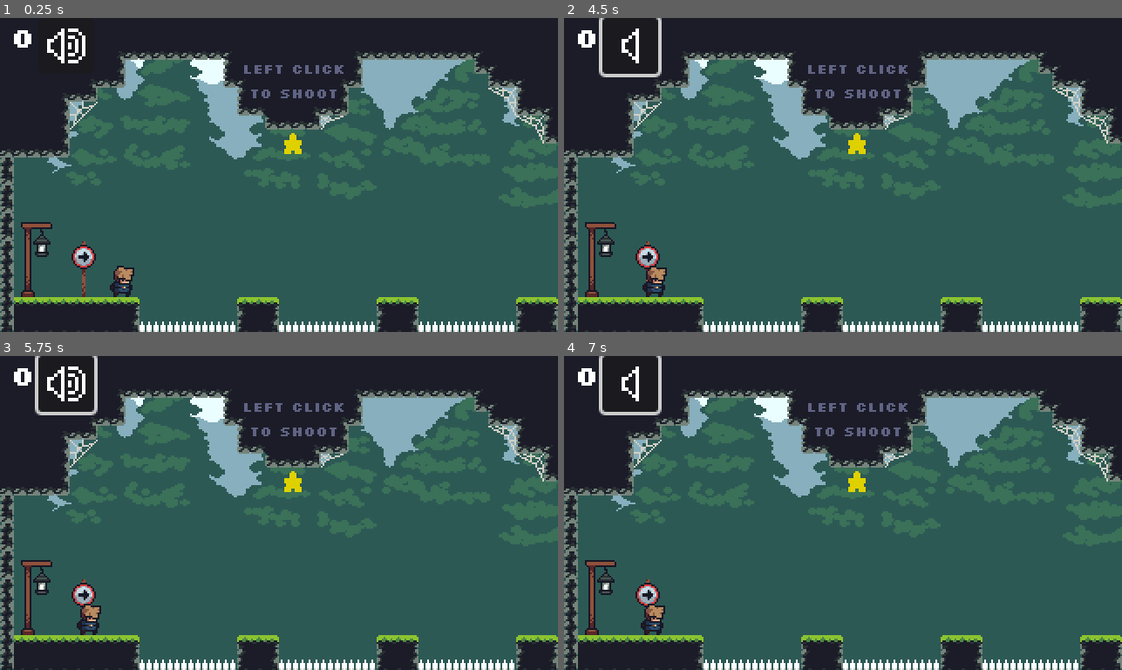
Above: before the commit, frames 1-4 (two rows, left to right).
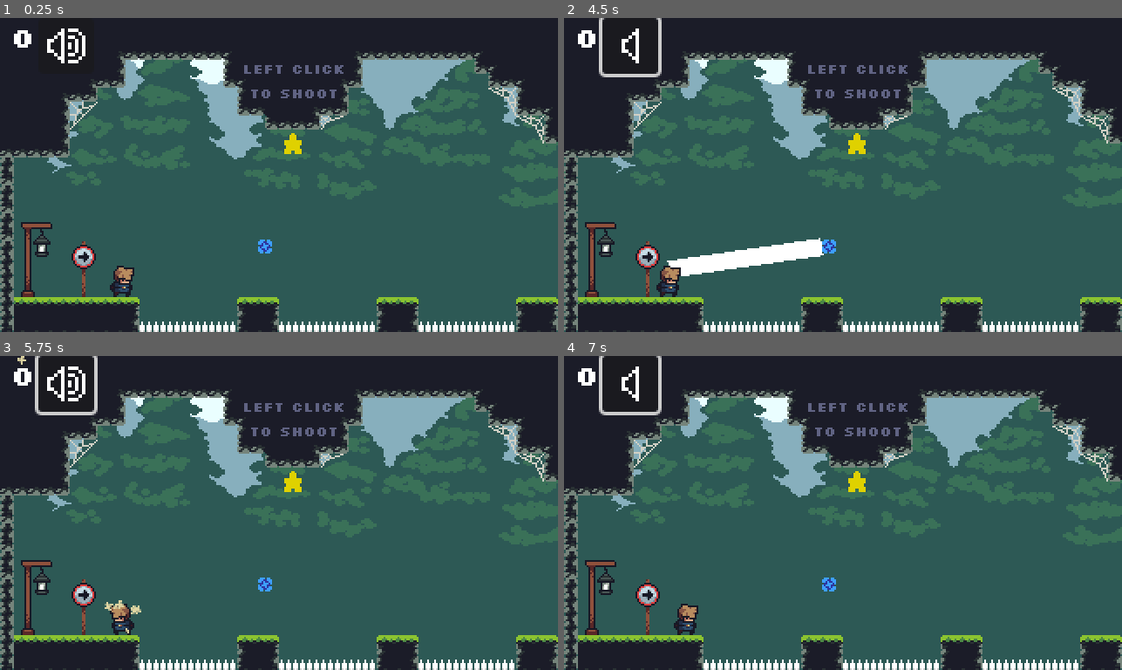
Above: after the commit, the same moments.

Repository: ItsHotdogFred/cannon-platformer
Game: Godot game, scene res://main.tscn
Two runs of this game, one before a commit and one after it. Both use one fixed random seed, a clock stepped at 60 frames per second and the inputs below.
Inputs (mouse positions are in pixels of both pictures, inside the frame that each line leads up to):
- Up to frame 1 (0.25 s): no input
- Up to frame 2 (4.5 s): tap Enter at 0.5, 2, 2.75, 3.5, 4.25 s; move the mouse to (965, 159) at 0.52 s; hold D (right) 0.53-1.25 s; hold Up (up) 0.53-1.25 s; click (630, 46) at 1.25 s; move the mouse to (731, 190) at 2.02 s; hold D (right) 2.03-2.78 s; tap Space (interaction) at 2.1, 4.35 s; tap Up (up) at 2.27, 2.3, 2.57, 3.6, 3.77, 4.07 s; move the mouse to (898, 105) at 2.77 s; hold A (left) 2.78-3.53 s; hold Up (up) 2.78-3.53 s; click (898, 105) at 2.85 s; move the mouse to (815, 237) at 3.52 s; hold D (right) from 3.53 s (still down); move the mouse to (1010, 222) at 4.27 s; hold Up (up) from 4.28 s (still down)
- Up to frame 3 (5.75 s): tap Enter at 5 s; move the mouse to (111, 465) at 5.02 s; release D (right) at 5.03 s; release Up (up) at 5.03 s; hold A (left) from 5.03 s (still down); click (111, 465) at 5.1 s; tap Up (up) at 5.27, 5.3, 5.57 s
- Up to frame 4 (7 s): move the mouse to (870, 513) at 5.77 s; release A (left) at 5.78 s; hold D (right) 5.78-6.53 s; hold Up (up) 5.78-6.53 s; move the mouse to (759, 434) at 6.52 s; hold A (left) from 6.53 s (still down); tap Space (interaction) at 6.6 s; tap Up (up) at 6.77, 6.8 s

The runs differ from the first frame. In frame 1, 0.1% of the frame differs, in the area x 46-49%, y 70-75%; in frame 2, 2.1%, in the area x 14-49%, y 70-89%; in frame 3, 0.8%; in frame 4, 0.7%.

Commit message:
Add falling icy block platform.
Cracks after the player steps on it, drops briefly while leaving an empty shell at the origin, then resets for reuse. Wired into the main scene for testing.

Diff:
--- /dev/null
+++ b/icy_block.gd
@@ -0,0 +1,42 @@
+extends StaticBody2D
+
+@onready var animated_sprite_2d: AnimatedSprite2D = $AnimatedSprite2D
+
+@export var empty_node : AnimatedSprite2D
+
+const ICY_BLOCK_SPRITEFRAMES = preload("uid://dcmwa4isi1kwm")
+
+var going_down : bool = false
+
+var starting_pos : Vector2
+
+func _ready() -> void:
+	starting_pos = global_position
+	animated_sprite_2d.frame = 0
+
+func _on_area_2d_body_entered(body: Node2D) -> void:
+	if body.is_in_group("player"):
+		animated_sprite_2d.frame = 1
+		await get_tree().create_timer(1).timeout
+		going_down = true
+		var new_sprite : AnimatedSprite2D = AnimatedSprite2D.new()
+		new_sprite.sprite_frames = ICY_BLOCK_SPRITEFRAMES
+		new_sprite.animation = "default"
+		new_sprite.frame = 2
+		add_child(new_sprite)
+		new_sprite.global_position = starting_pos
+		new_sprite.top_level = true
+		new_sprite.z_index = 999
+		empty_node = new_sprite
+		await get_tree().create_timer(1).timeout
+		going_down = false
+		new_sprite.queue_free()
+		animated_sprite_2d.frame = 0
+		global_position = starting_pos
+
+
+
+
+func _physics_process(delta: float) -> void:
+	if going_down:
+		global_position.y += 30 * delta
--- /dev/null
+++ b/icy_block.tscn
@@ -0,0 +1,30 @@
+[gd_scene format=3 uid="uid://dcaeoaw66cmoj"]
+
+[ext_resource type="Script" uid="uid://badvaqnsis3xy" path="res://icy_block.gd" id="1_0esut"]
+[ext_resource type="SpriteFrames" uid="uid://dcmwa4isi1kwm" path="res://icy_block_spriteframes.tres" id="2_0esut"]
+
+[sub_resource type="RectangleShape2D" id="RectangleShape2D_twto6"]
+size = Vector2(8, 8)
+
+[sub_resource type="RectangleShape2D" id="RectangleShape2D_b2glc"]
+size = Vector2(8, 9)
+
+[node name="IcyBlock" type="StaticBody2D" unique_id=1928012977]
+script = ExtResource("1_0esut")
+
+[node name="AnimatedSprite2D" type="AnimatedSprite2D" parent="." unique_id=93362129]
+texture_filter = 1
+sprite_frames = ExtResource("2_0esut")
+frame = 2
+frame_progress = 1.0
+
+[node name="CollisionShape2D" type="CollisionShape2D" parent="." unique_id=404133236]
+shape = SubResource("RectangleShape2D_twto6")
+
+[node name="Area2D" type="Area2D" parent="." unique_id=823660463]
+
+[node name="CollisionShape2D" type="CollisionShape2D" parent="Area2D" unique_id=124832941]
+position = Vector2(0, -0.5)
+shape = SubResource("RectangleShape2D_b2glc")
+
+[connection signal="body_entered" from="Area2D" to="." method="_on_area_2d_body_entered"]
--- /dev/null
+++ b/icy_block_spriteframes.tres
@@ -0,0 +1,32 @@
+[gd_resource type="SpriteFrames" format=3 uid="uid://dcmwa4isi1kwm"]
+
+[ext_resource type="Texture2D" uid="uid://bp4cltkg72l0k" path="res://Jumpstart Legacy/Entities/Platforms/falling_platform_icy.png" id="1_qu17h"]
+
+[sub_resource type="AtlasTexture" id="AtlasTexture_ryhil"]
+atlas = ExtResource("1_qu17h")
+region = Rect2(0, 8, 8, 8)
+
+[sub_resource type="AtlasTexture" id="AtlasTexture_cfe1p"]
+atlas = ExtResource("1_qu17h")
+region = Rect2(0, 16, 8, 8)
+
+[sub_resource type="AtlasTexture" id="AtlasTexture_0esut"]
+atlas = ExtResource("1_qu17h")
+region = Rect2(0, 0, 8, 8)
+
+[resource]
+animations = [{
+"frames": [{
+"duration": 1.0,
+"texture": SubResource("AtlasTexture_ryhil")
+}, {
+"duration": 1.0,
+"texture": SubResource("AtlasTexture_cfe1p")
+}, {
+"duration": 1.0,
+"texture": SubResource("AtlasTexture_0esut")
+}],
+"loop": 0,
+"name": &"default",
+"speed": 1.0
+}]
--- a/main.tscn
+++ b/main.tscn
@@ -17,6 +17,7 @@
 [ext_resource type="PackedScene" uid="uid://ct2ogpm6fi3m6" path="res://Level_04.tscn" id="9_kek77"]
 [ext_resource type="PackedScene" uid="uid://cjcm5bget2q20" path="res://Level_06.tscn" id="16_2cqfq"]
 [ext_resource type="PackedScene" uid="uid://bq2rjwc4u0t6e" path="res://Level_07.tscn" id="17_yaehf"]
+[ext_resource type="PackedScene" uid="uid://dcaeoaw66cmoj" path="res://icy_block.tscn" id="18_074og"]
 
 [node name="Main" type="Node2D" unique_id=1227024573]
 script = ExtResource("2_main")
@@ -146,4 +147,7 @@
 [node name="TileMapLayer4" parent="." unique_id=686122201 instance=ExtResource("17_yaehf")]
 position = Vector2(1600, 0)
 
+[node name="IcyBlock" parent="." unique_id=1928012977 instance=ExtResource("18_074og")]
+position = Vector2(152, 131)
+
 [connection signal="pressed" from="ScreenCamera/Sound" to="ScreenCamera/Sound" method="_on_pressed"]
Not shown, added: icy_block.gd.uid
